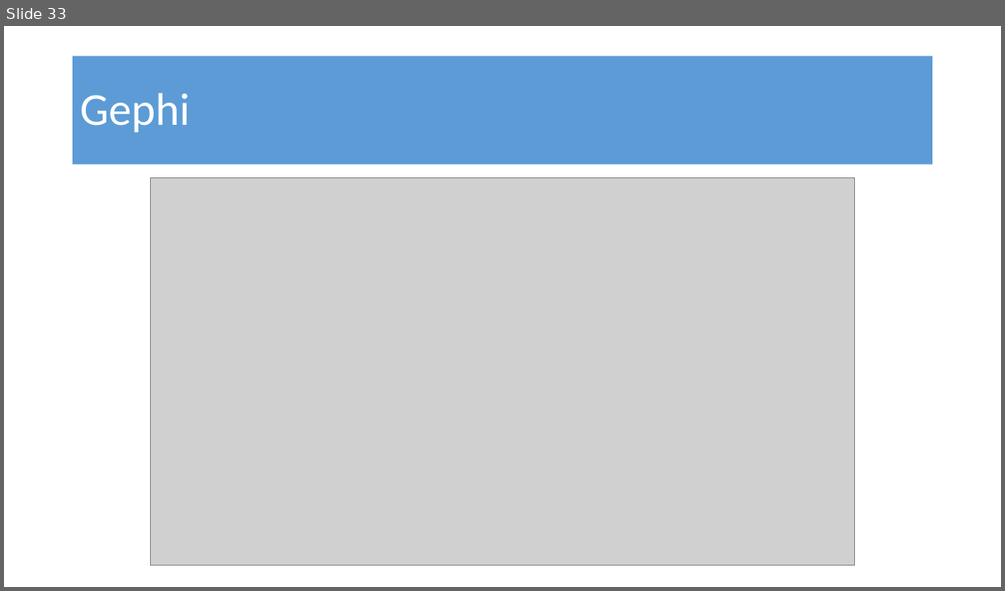
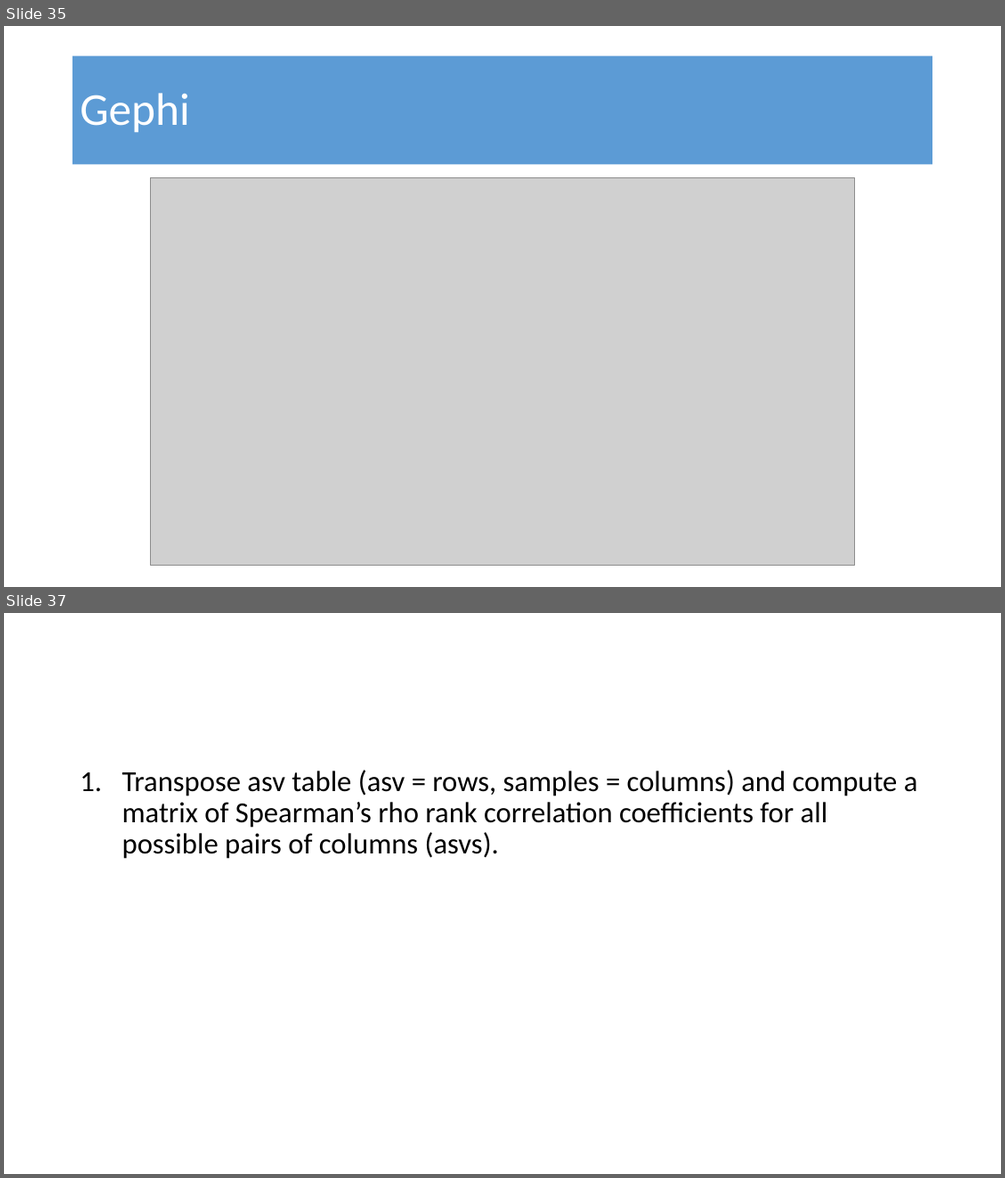
Before and after one commit to amysolman/PhD, a slide deck: Projects/Chapter1/community-assembly.pptx. Shown one above the other, each under a label of ours: slide 33 before the commit, slides 35 and 37 after it; the slides between them are not shown. The pictures are 1005x591 and 1005x1178 pixels, drawn with LibreOffice and Linux fonts; fonts in the diff are those of the drawing; grey boxes stand for pictures. Boxes give left, top, right and bottom in pixels: in the first picture for what was removed or moved away, otherwise in the second. Text is boxed around its words. In the diff, an @@ line names an element or a change of style, - is before the commit and + after.

```diff
--- a/Projects/Chapter1/community-assembly.pptx
+++ b/Projects/Chapter1/community-assembly.pptx
@@ slide 37 added at bbox=[4, 613, 1001, 1174], background #FFFFFF @@
@@ text added at bbox=[122, 770, 918, 859], 28 pt, text #000000 @@
+1. Transpose asv table (asv = rows, samples = columns) and compute a matrix of Spearman’s rho rank correlation coefficients for all possible pairs of columns (asvs).
@@ what was slide 33 is now slide 35 @@
```
Also in this commit, not shown: 3 other slides added, 7 other files.
